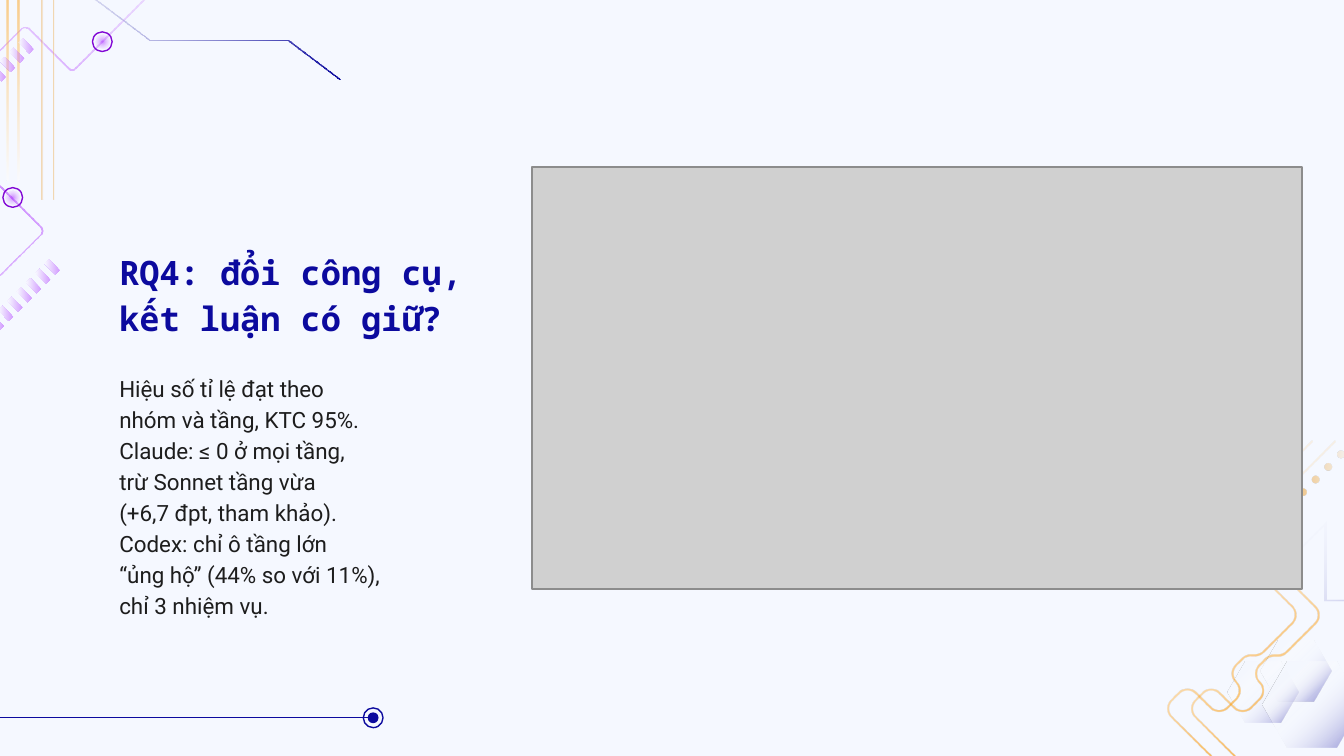
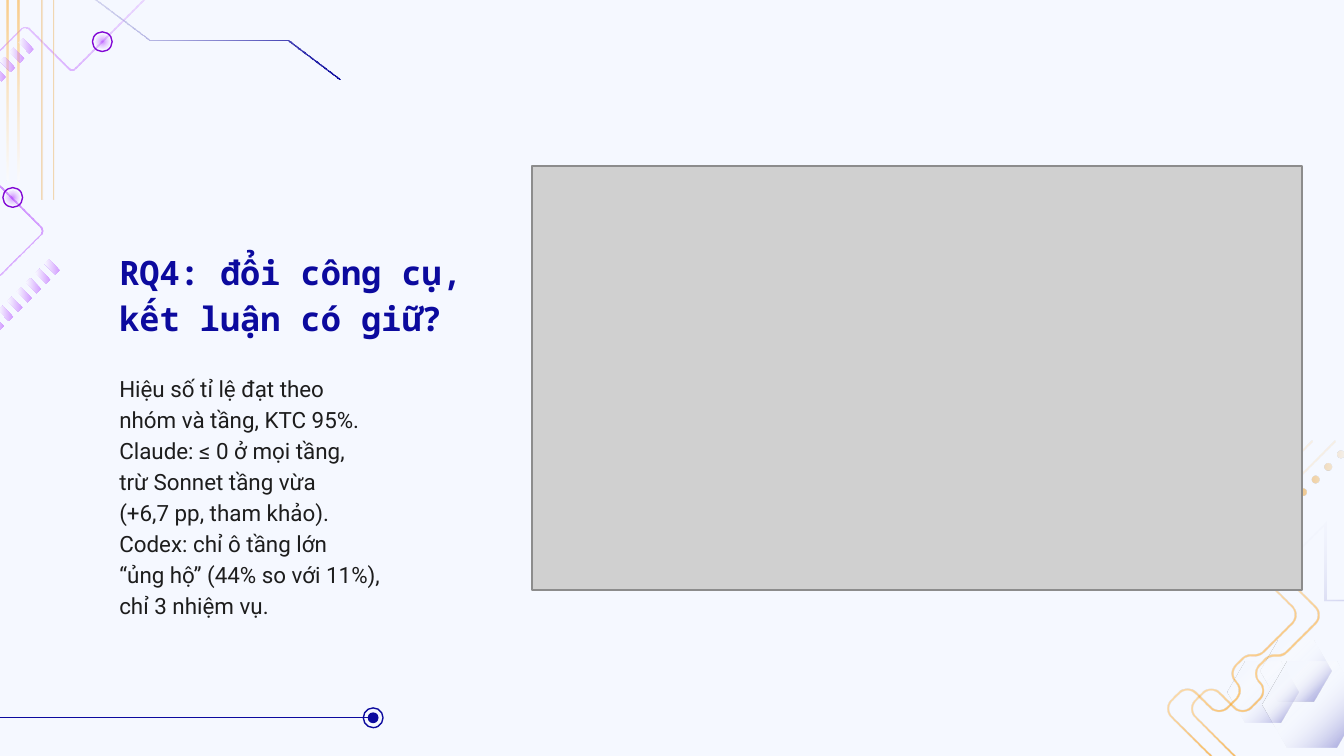
Before and after one commit to doanan293/vipharmind-ai-sdlc-study, a slide deck: slide 17 of docs/presentation/vipharmind-slides.pptx. Drawn at 1344x756 pixels with LibreOffice and Linux fonts; fonts in the diff are those of the drawing; grey boxes stand for pictures; background and template pictures are left out. Boxes give left, top, right and bottom in pixels: in the first picture for what was removed or moved away, otherwise in the second. Text is boxed around its words. In the diff, an @@ line names an element or a change of style, - is before the commit and + after.

```diff
--- a/docs/presentation/vipharmind-slides.pptx
+++ b/docs/presentation/vipharmind-slides.pptx
@@ text at bbox=[119, 378, 380, 618]: text changed @@
-Hiệu số tỉ lệ đạt theo
-nhóm và tầng, KTC 95%.
-Claude: ≤ 0 ở mọi tầng,
-trừ Sonnet tầng vừa
-(+6,7 đpt, tham khảo).
-Codex: chỉ ô tầng lớn
-“ủng hộ” (44% so với 11%),
-chỉ 3 nhiệm vụ.
+Hiệu số tỉ lệ đạt theo
+nhóm và tầng, KTC 95%.
+Claude: ≤ 0 ở mọi tầng,
+trừ Sonnet tầng vừa
+(+6,7 pp, tham khảo).
+Codex: chỉ ô tầng lớn
+“ủng hộ” (44% so với 11%),
+chỉ 3 nhiệm vụ.
```
Also in this commit, not shown: 16 other slides changed, 27 other files.
